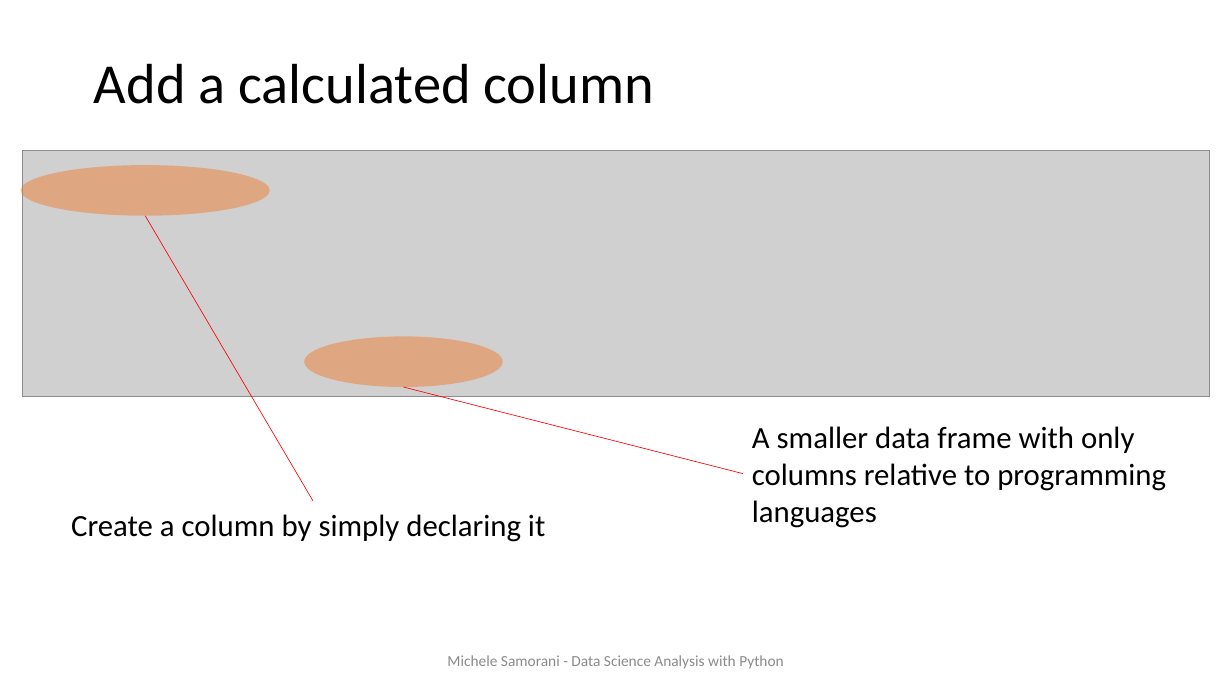
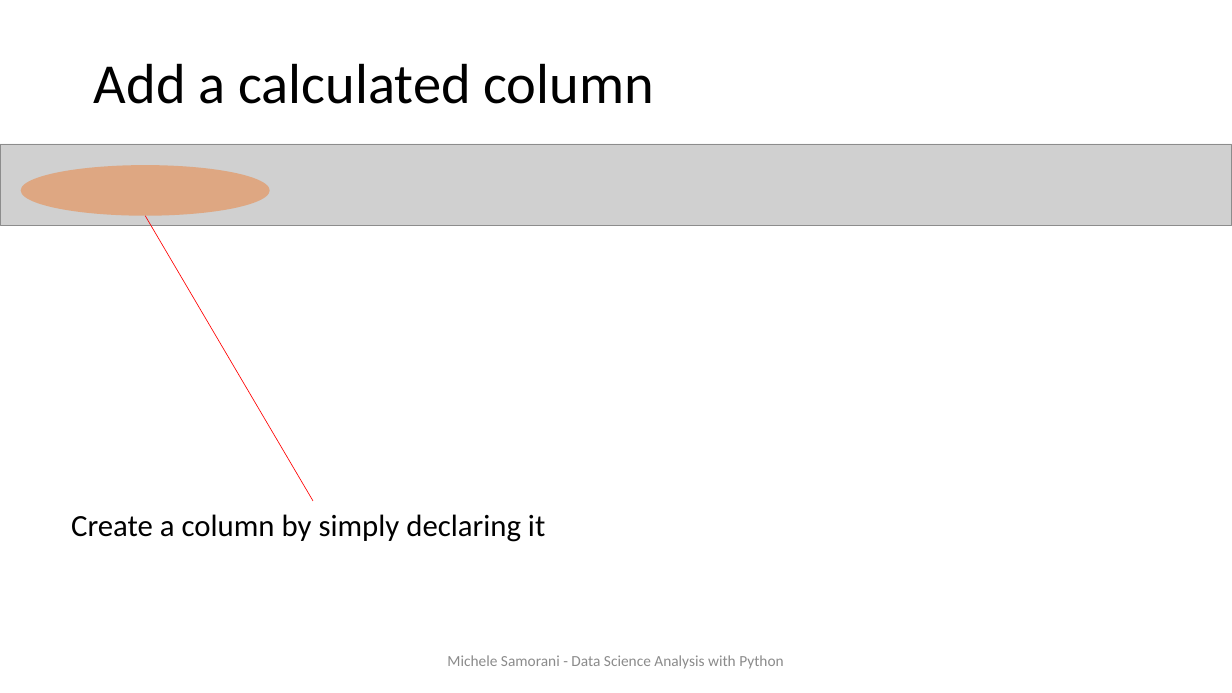
Before and after one commit to samorani/Data-Science-Analysis-with-Python, a slide deck: slide 18 of Module 5 -- cleaning and summary stats/Module 5 -- data cleaning.pptx. Drawn at 1232x693 pixels with LibreOffice and Linux fonts; fonts in the diff are those of the drawing; grey boxes stand for pictures. Boxes give left, top, right and bottom in pixels: in the first picture for what was removed or moved away, otherwise in the second. Text is boxed around its words. In the diff, an @@ line names an element or a change of style, - is before the commit and + after.

```diff
--- a/Module 5 -- cleaning and summary stats/Module 5 -- data cleaning.pptx
+++ b/Module 5 -- cleaning and summary stats/Module 5 -- data cleaning.pptx
@@ picture added at bbox=[0, 144, 1232, 226] @@
@@ picture removed at bbox=[22, 151, 1209, 397] @@
@@ ellipse removed at bbox=[304, 336, 503, 387] @@
@@ line removed from (743, 474) to (404, 387) @@
@@ text removed at bbox=[752, 426, 1166, 528] @@
-A smaller data frame with only columns relative to programming languages
```
Also in this commit, not shown: 4 other slides changed, 2 slides added, 3 other files.
